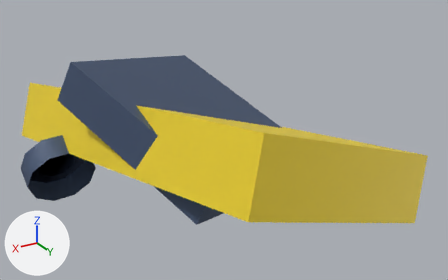
Two versions of the glTF model assets/models/lot-car-wreck.glb, one commit apart.
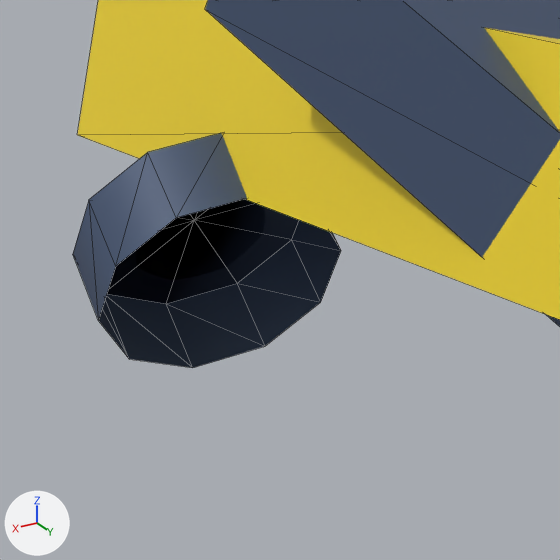
Old and new are each drawn whole from a camera (50 mm lens) standing at (2.697, 4.985, 2.974) and looking at (-0.196, 0.163, 0.563) and again close up on the part from 0% to 35% of the width and 35% to 91% of the height. Arrows for +X, +Y and +Z are at lower left; the lights stay in place. The older version's two pictures come first. The close-ups show mesh edges as thin lines. Vertices at exactly the same position are counted once.

Script lines for the objects in view, before the commit:
```python
me_modelmesh = bpy.data.meshes.new('ModelMesh')
me_modelmesh.from_pydata(...)  # 37 vertices, 54 faces; spans x -1.33..1.55, y -2.01..2.01, z -0.41..1.46
me_modelmesh.materials.append(mat_defaultvertexcolormaterial)
ob_root = bpy.data.objects.new('Root', me_modelmesh)
ob_root.location = (0.0, 0.0, 0.0)
```
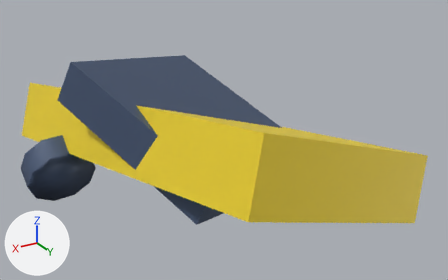
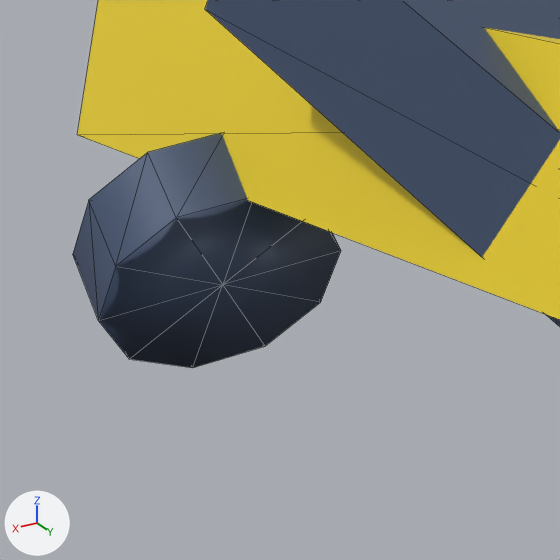
The newer file is also turned or shifted as a whole; pictures and numbers use the older file's frame.

The edits, one by one:
me_modelmesh is used by ob_root; location (0.0, 0.0, 0.0).
me_modelmesh had 37 vertices, 54 faces and spanned x -1.33..1.55, y -2.01..2.01, z -0.41..1.46.
me_modelmesh now has 38 vertices, 64 faces and spans x -1.33..1.55, y -2.01..2.01, z -0.41..1.46.
Part 1, on me_modelmesh:
10 faces are deleted.
1 vertex is added at (1.2, -0.68, 0.15).
20 new faces join them.

What differs and where, as boxes [x1, y1, x2, y2] in the close-ups (560 x 560 px):
part 1 of me_modelmesh, built on: before [107, 199, 299, 304]; after [99, 199, 341, 368]
